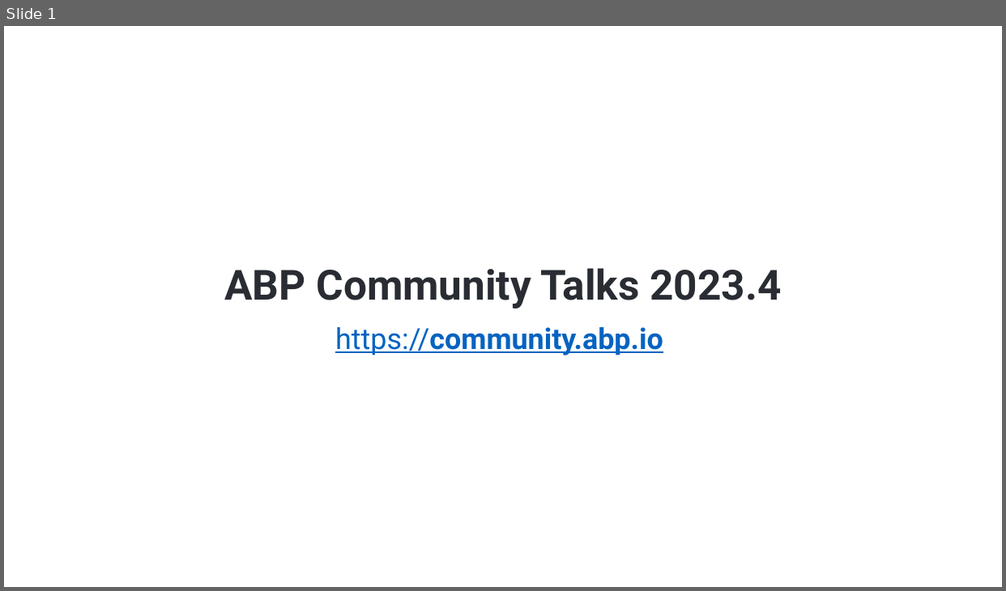
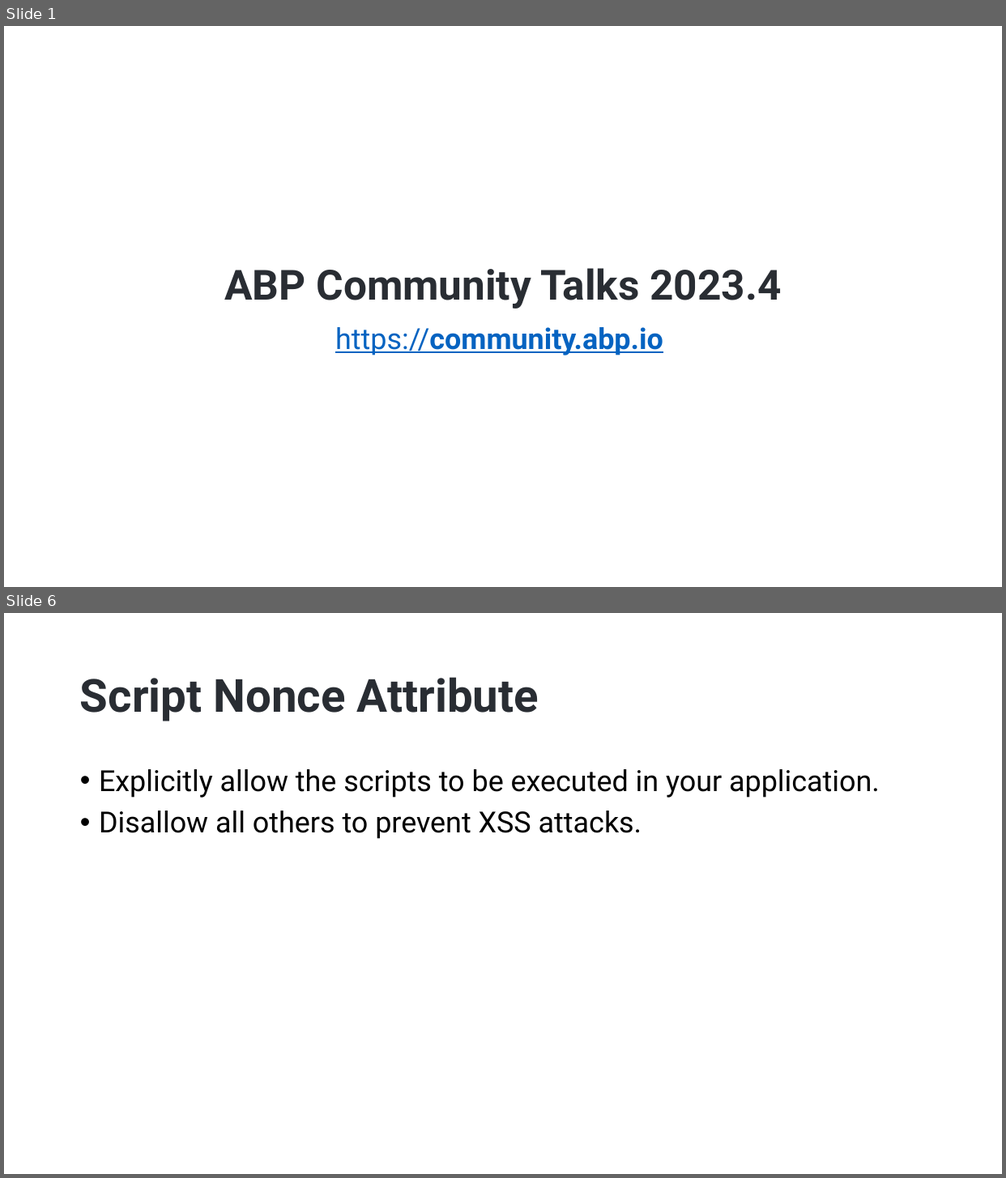
Before and after one commit to hikalkan/presentations, a slide deck: 2023-05-30 ABP Community Talks 2023.4/ABP Comm Talks 2023.4.pptx. Shown one above the other, each under a label of ours: slide 1 before the commit, slides 1 and 6 after it; the slides between them are not shown. The pictures are 1006x591 and 1006x1178 pixels, drawn with LibreOffice and Linux fonts; fonts in the diff are those of the drawing; background and template pictures are left out. Boxes give left, top, right and bottom in pixels: in the first picture for what was removed or moved away, otherwise in the second. Text is boxed around its words. In the diff, an @@ line names an element or a change of style, - is before the commit and + after.

```diff
--- a/2023-05-30 ABP Community Talks 2023.4/ABP Comm Talks 2023.4.pptx
+++ b/2023-05-30 ABP Community Talks 2023.4/ABP Comm Talks 2023.4.pptx
@@ slide 6 added at [4, 613, 1002, 1174], background picture (left out) @@
@@ title added at [80, 677, 539, 722], 44 pt, text #292D33, bold @@
+Script Nonce Attribute
@@ text added at [99, 769, 880, 839], 28 pt, text #000000 @@
+• Explicitly allow the scripts to be executed in your application.
+• Disallow all others to prevent XSS attacks.
```
Also in this commit, not shown: 1 slide changed, 12 other slides added, 7 slides removed.
